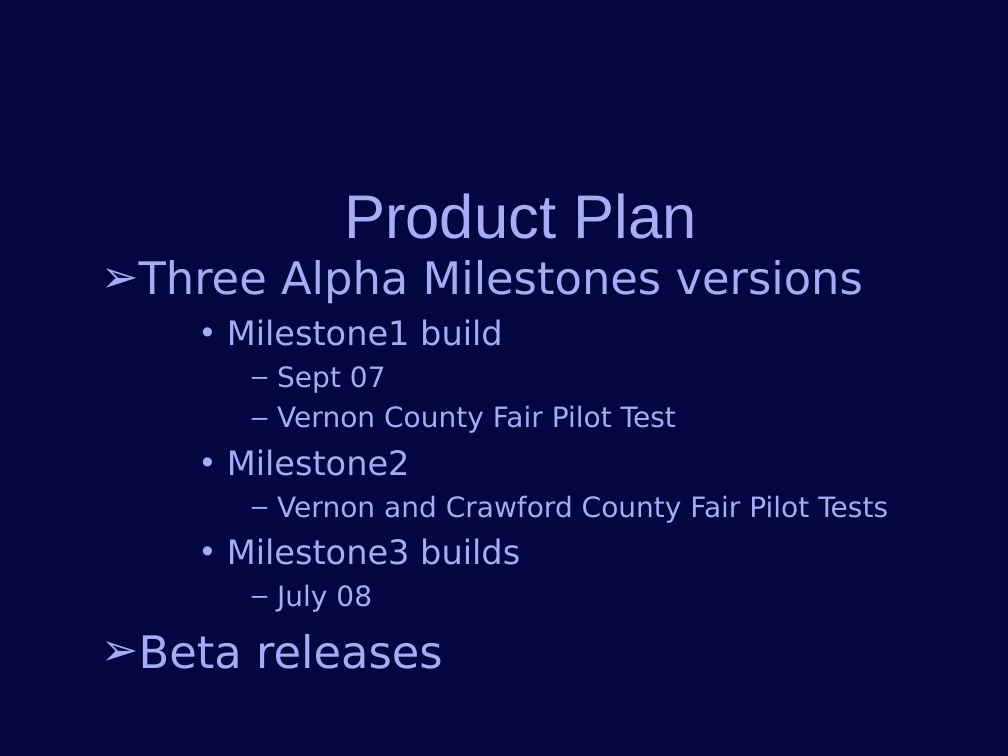
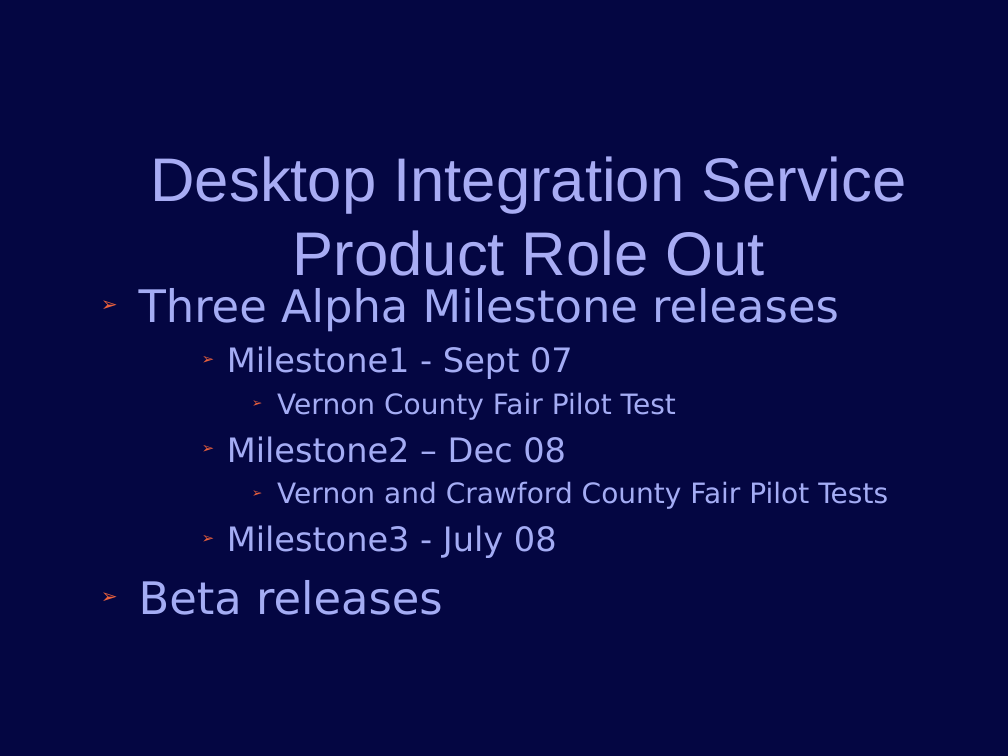
Before and after one commit to jconlon/Tracker, a slide deck: slide 10 of tracker/trunk/com.verticon.tracker.documentation/src/Tracker Introduction.odp (slide 8 before the commit). Drawn at 1008x756 pixels with LibreOffice and Linux fonts; fonts in the diff are those of the drawing; background and template pictures are left out. Boxes give left, top, right and bottom in pixels: in the first picture for what was removed or moved away, otherwise in the second. Text is boxed around its words. In the diff, an @@ line names an element or a change of style, - is before the commit and + after.

```diff
--- a/tracker/trunk/com.verticon.tracker.documentation/src/Tracker Introduction.odp
+++ b/tracker/trunk/com.verticon.tracker.documentation/src/Tracker Introduction.odp
@@ title at <box>151,156,906,276</box>: text changed @@
-Product Plan
+Desktop Integration Service Product Role Out
@@ text "Three Alpha Milestone releases": place and size @@
-text "Three Alpha Milestone releases" at <box>101,260,888,669</box>
+text "Three Alpha Milestone releases" at <box>139,288,888,615</box>
@@ text at <box>139,288,839,379</box>: text changed @@
-➢ Three Alpha Milestones versions
-    • Milestone1 build
-      – Sept 07
+➢ Three Alpha Milestone releases
+    ➢ Milestone1 - Sept 07
@@ text at <box>139,392,888,615</box>: bullet – to ➢; bullet colour #A4ACF4 to #EB613D @@
@@ text at <box>227,449,410,476</box>: text changed @@
-    • Milestone2
+    ➢ Milestone2 – Dec 08
@@ text at <box>227,525,557,558</box>: text changed @@
-    • Milestone3 builds
-      – July 08
+    ➢ Milestone3 - July 08
```
Also in this commit, not shown: 11 other slides changed, 2 slides added.
